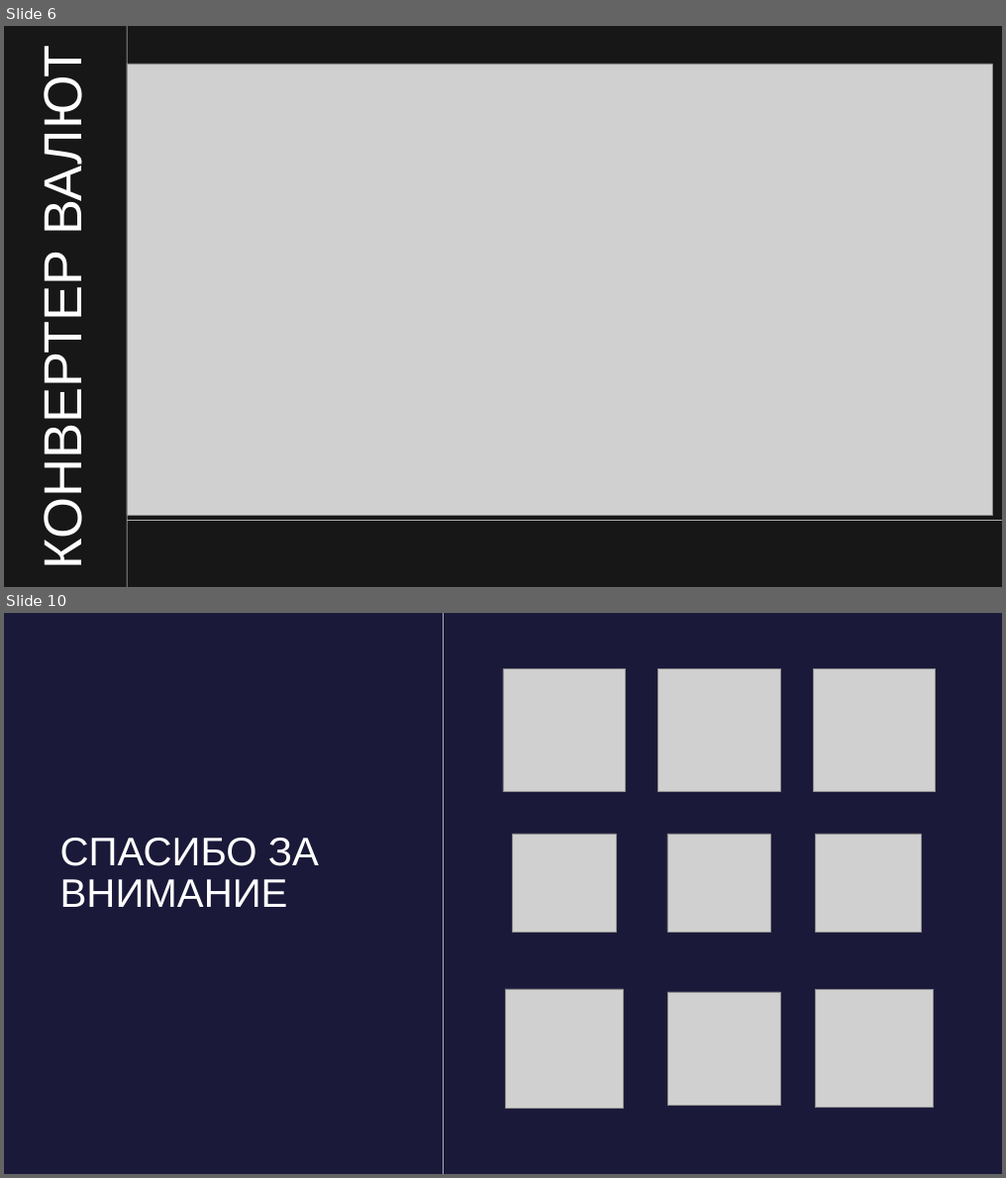
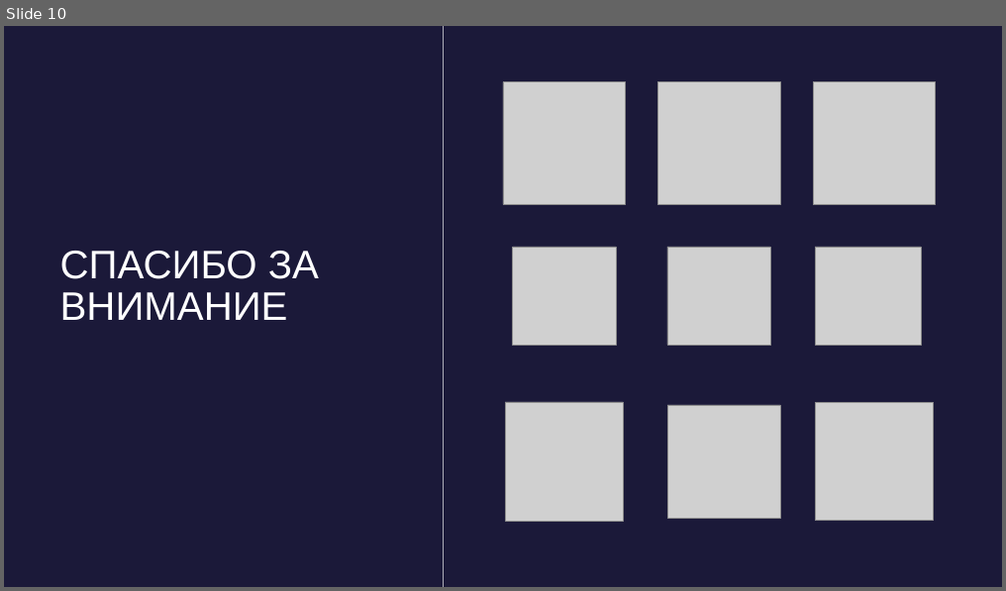
Before and after one commit to blxxdclxud/FirstProject_PyQt, a slide deck: Финансовый органайзер.pptx. Shown one above the other, each under a label of ours: slides 6 and 10 before the commit, slide 10 after it; the slides between them are not shown. The pictures are 1006x1178 and 1006x591 pixels, drawn with LibreOffice and Linux fonts; fonts in the diff are those of the drawing; grey boxes stand for pictures; background and template pictures are left out. Boxes give left, top, right and bottom in pixels: in the first picture for what was removed or moved away, otherwise in the second. Text is boxed around its words. In the diff, an @@ line names an element or a change of style, - is before the commit and + after.

```diff
--- a/Финансовый органайзер.pptx
+++ b/Финансовый органайзер.pptx
@@ slide 6 removed at [4,26,1002,587], background #171717 @@
@@ rectangle removed at [127,26,127,587] @@
@@ text removed at [34,65,93,561] @@
-КОНВЕРТЕР ВАЛЮТ
@@ picture removed at [127,64,992,515] @@
@@ rectangle removed at [127,520,1002,521] @@
```
Also in this commit, not shown: 6 slides changed, 3 slides added, 2 other slides removed, 4 other files.
